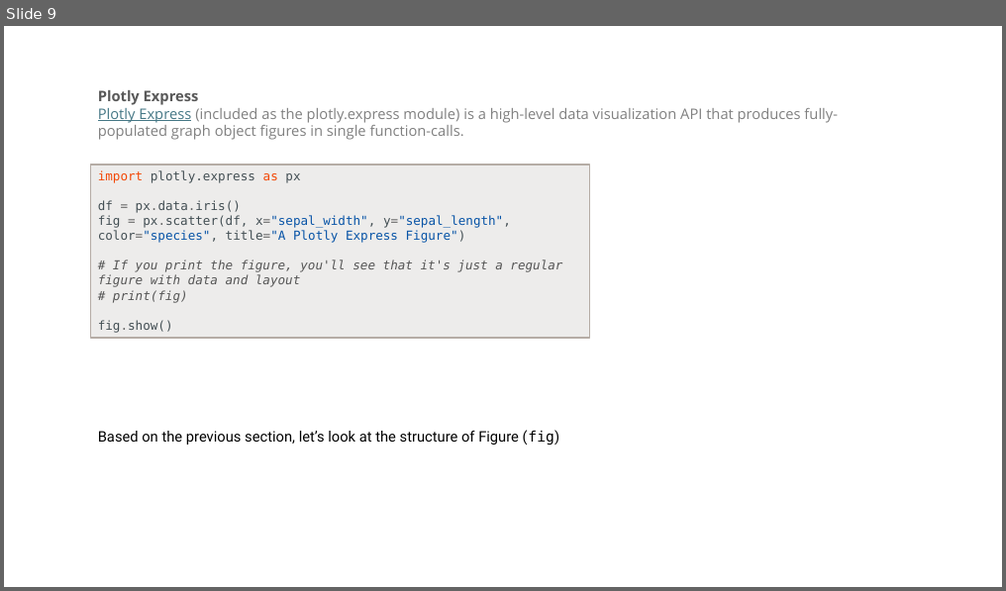
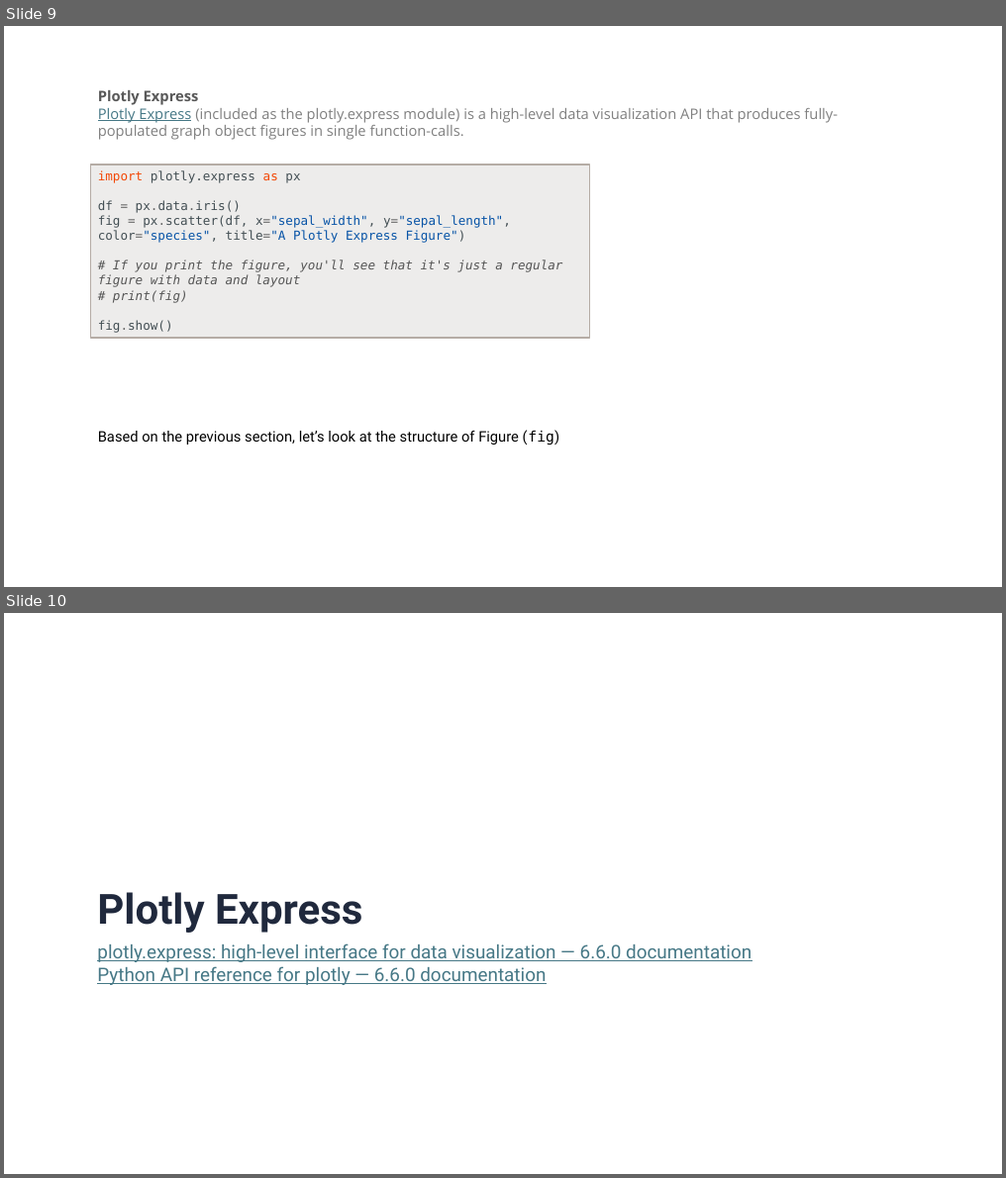
Before and after one commit to ZERRY-000/00-data-visualization, a slide deck: 0-plotly-python/MyNote.pptx. Shown one above the other, each under a label of ours: slide 9 before the commit, slides 9 and 10 after it. The pictures are 1006x591 and 1006x1178 pixels, drawn with LibreOffice and Linux fonts; fonts in the diff are those of the drawing. Boxes give left, top, right and bottom in pixels: in the first picture for what was removed or moved away, otherwise in the second. Text is boxed around its words. In the diff, an @@ line names an element or a change of style, - is before the commit and + after.

Commit message:
feat(content): add plotly exercises and GETTING_START document for plotly

```diff
--- a/0-plotly-python/MyNote.pptx
+++ b/0-plotly-python/MyNote.pptx
@@ slide 10 added at (4,613,1002,1174), background #FFFFFF @@
@@ text added at (97,892,362,933), 40 pt, text #20293D, bold @@
+Plotly Express
@@ text added at (97,944,751,985), 18 pt, text #467886, underline @@
+plotly.express: high-level interface for data visualization — 6.6.0 documentation
+Python API reference for plotly — 6.6.0 documentation
```
Also in this commit, not shown: 1 slide changed, 11 other files.
